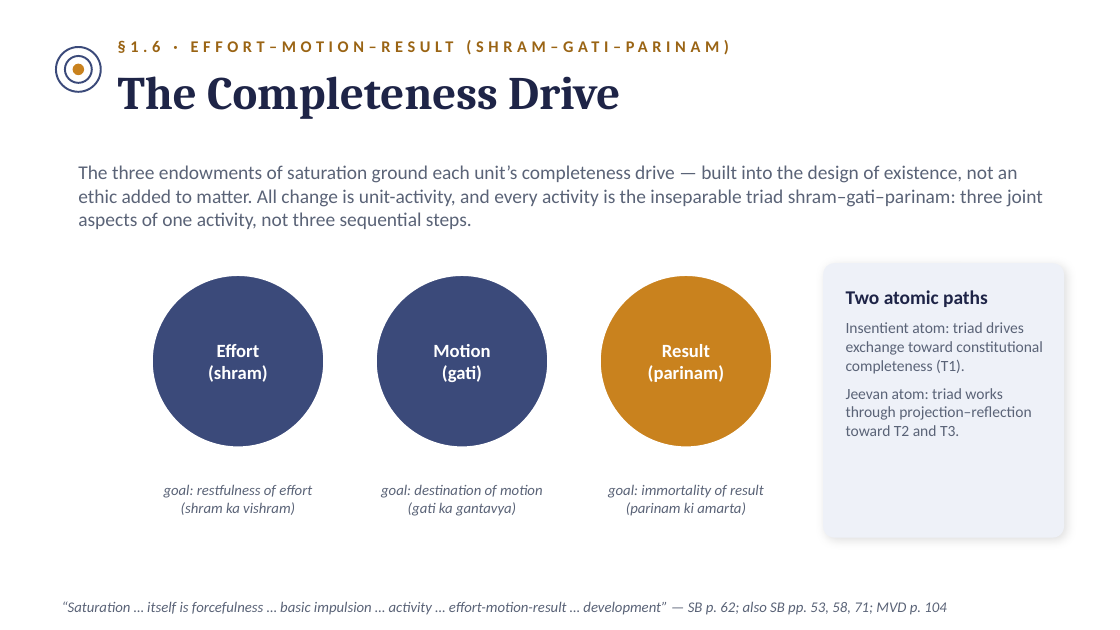
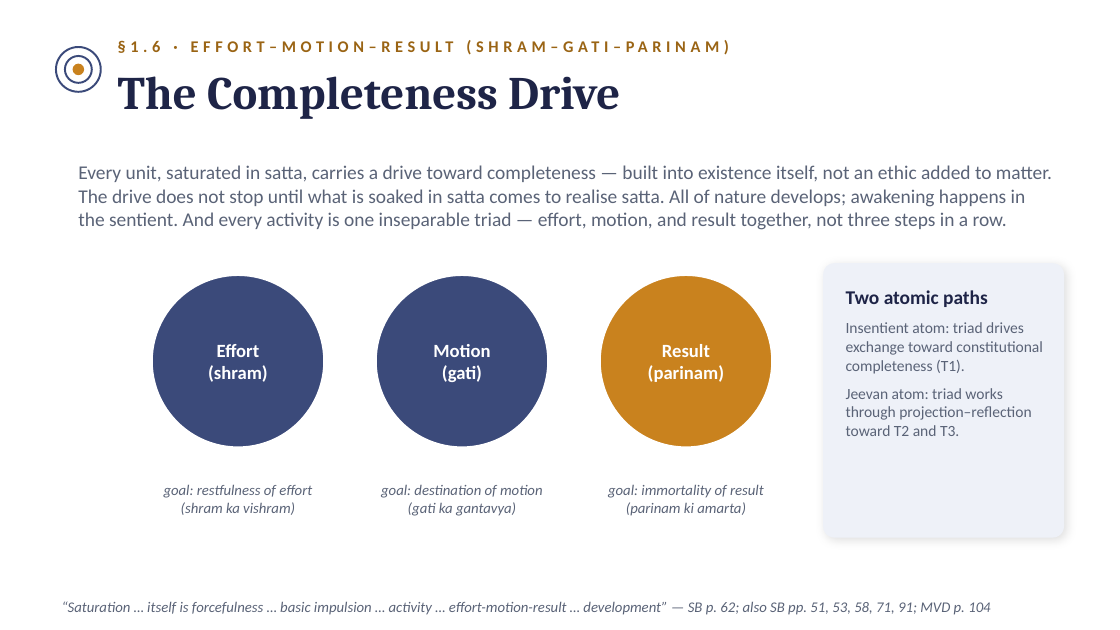
Before and after one commit to raghavamohan/AnalyticMadhyasthDarshan, a slide deck: slide 8 of Studies/The-Ontology-of-Coexistence/The-Ontology-of-Existence-Madhyasth-Darshan.pptx. Drawn at 1120x630 pixels with LibreOffice and Linux fonts; fonts in the diff are those of the drawing. Boxes give left, top, right and bottom in pixels: in the first picture for what was removed or moved away, otherwise in the second. Text is boxed around its words. In the diff, an @@ line names an element or a change of style, - is before the commit and + after.

```diff
--- a/Studies/The-Ontology-of-Coexistence/The-Ontology-of-Existence-Madhyasth-Darshan.pptx
+++ b/Studies/The-Ontology-of-Coexistence/The-Ontology-of-Existence-Madhyasth-Darshan.pptx
@@ text at [78, 165, 1052, 230]: text changed @@
-The three endowments of saturation ground each unit’s completeness drive — built into the design of existence, not an ethic added to matter. All change is unit-activity, and every activity is the inseparable triad shram–gati–parinam: three joint aspects of one activity, not three sequential steps.
+Every unit, saturated in satta, carries a drive toward completeness — built into existence itself, not an ethic added to matter. The drive does not stop until what is soaked in satta comes to realise satta. All of nature develops; awakening happens in the sentient. And every activity is one inseparable triad — effort, motion, and result together, not three steps in a row.
@@ text at [62, 601, 990, 615]: text changed @@
-“Saturation … itself is forcefulness … basic impulsion … activity … effort-motion-result … development” — SB p. 62; also SB pp. 53, 58, 71; MVD p. 104
+“Saturation … itself is forcefulness … basic impulsion … activity … effort-motion-result … development” — SB p. 62; also SB pp. 51, 53, 58, 71, 91; MVD p. 104
```
Also in this commit, not shown: 6 other slides changed, 1 slide added.
